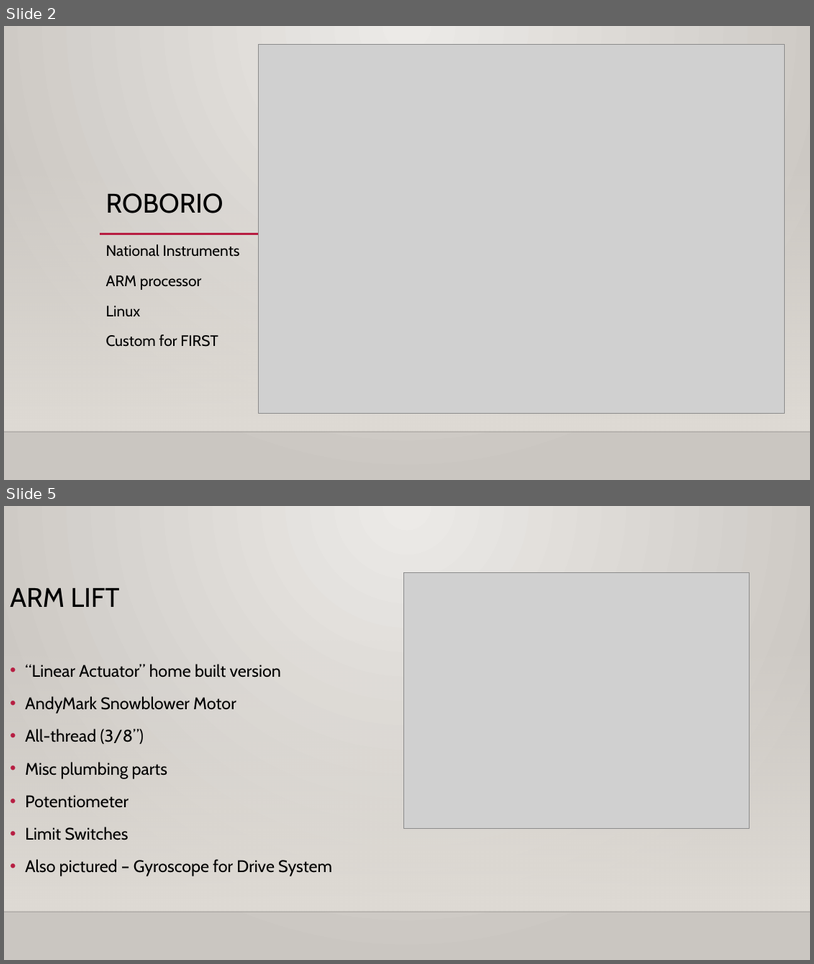
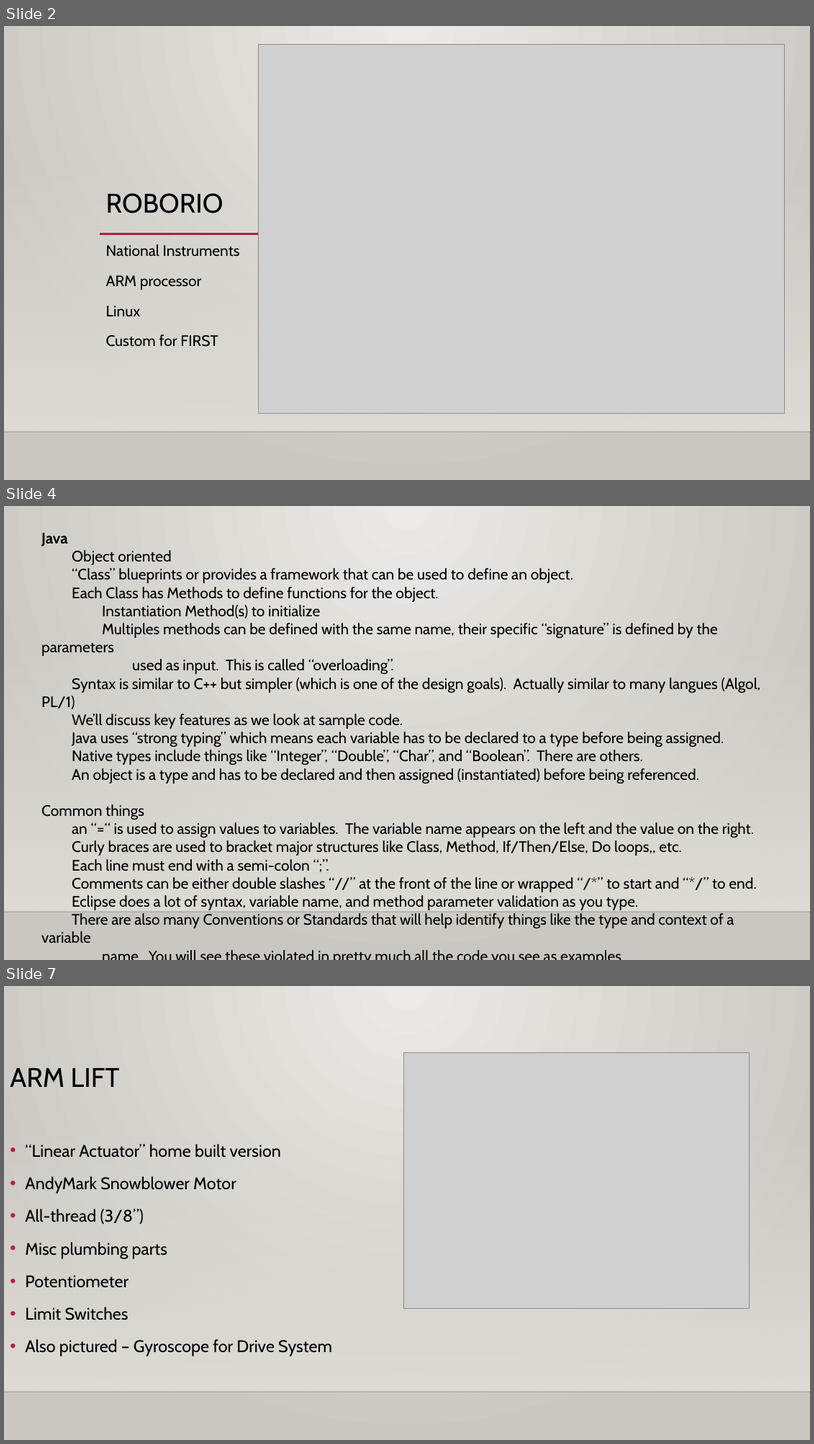
Before and after one commit to 4662FRCRobotics/Training, a slide deck: FRC 4662 Programming Intro.pptx. Shown one above the other, each under a label of ours: slides 2 and 5 before the commit, slides 2, 4 and 7 after it; the slides between them are not shown. The pictures are 814x964 and 814x1444 pixels, drawn with LibreOffice and Linux fonts; fonts in the diff are those of the drawing; grey boxes stand for pictures; background and template pictures are left out. Boxes give left, top, right and bottom in pixels: in the first picture for what was removed or moved away, otherwise in the second. Text is boxed around its words. In the diff, an @@ line names an element or a change of style, - is before the commit and + after.

```diff
--- a/FRC 4662 Programming Intro.pptx
+++ b/FRC 4662 Programming Intro.pptx
@@ slide 4 added at (4, 506, 810, 960), background gradient #ECEAE7 to #CAC7C1; not listed: 2 template elements that a slide beside it also shows @@
@@ text added at (41, 533, 761, 929), 18 pt, text #000000 @@
+Java
+Object oriented
+“Class” blueprints or provides a framework that can be used to define an object.
+Each Class has Methods to define functions for the object.
+Instantiation Method(s) to initialize
+Multiples methods can be defined with the same name, their specific “signature” is defined by the parameters
+used as input. This is called “overloading”.
+Syntax is similar to C++ but simpler (which is one of the design goals). Actually similar to many langues (Algol, PL/1)
+We’ll discuss key features as we look at sample code.
+Java uses “strong typing” which means each variable has to be declared to a type before being assigned.
+Native types include things like “Integer”, “Double”, “Char”, and “Boolean”. There are others.
+An object is a type and has to be declared and then assigned (instantiated) before being referenced.
+Common things
+an “=“ is used to assign values to variables. The variable name appears on the left and the value on the right.
+Curly braces are used to bracket major structures like Class, Method, If/Then/Else, Do loops,, etc.
+Each line must end with a semi-colon “;”.
+Comments can be either double slashes “//” at the front of the line or wrapped “/*” to start and “*/” to end.
+Eclipse does a lot of syntax, variable name, and method parameter validation as you type.
+There are also many Conventions or Standards that will help identify things like the type and context of a variable
+name. You will see these violated in pretty much all the code you see as examples.
@@ what was slide 5 is now slide 7 @@
```
Also in this commit, not shown: 4 slides changed, 1 other slide added.
